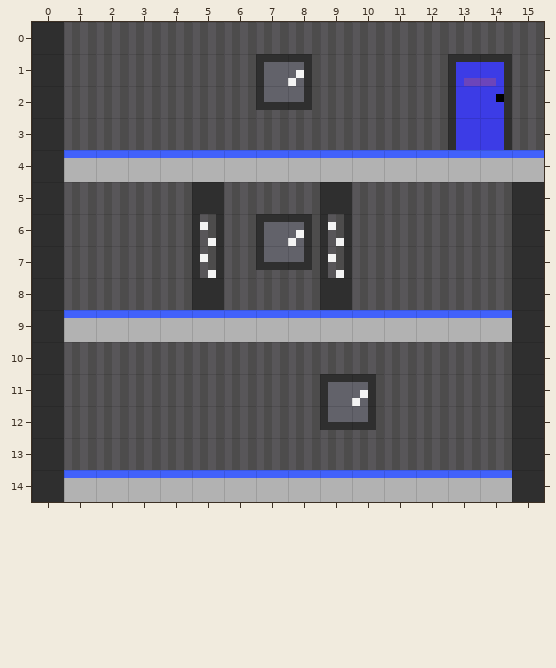
A Tiled map gets an edit: assets/levels/indoors2.tmx. Above is the file before it was changed.
Cells are 4x4 px. Shown: x 0..15, y 0..14.
New version:
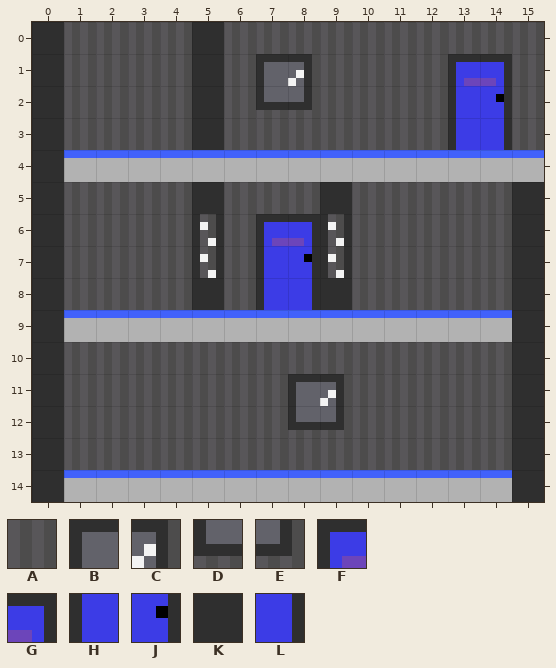
Key: from "experiment-tiles": A 3, B 4, C 5, D 6, E 7, F 8, G 9, H 10, J 11, K 14, L 15.
_ is an empty cell.
Diff:
Layer "background":
y 6: x 7..8 BC -> FG
y 7: x 7..8 DE -> HJ
y 8: x 7..8 AA -> HL
y 11: x 8..10 ABC -> BCA
y 12: x 8..10 ADE -> DEA
Layer "foreground":
y 0..3: x 5 _ -> K
